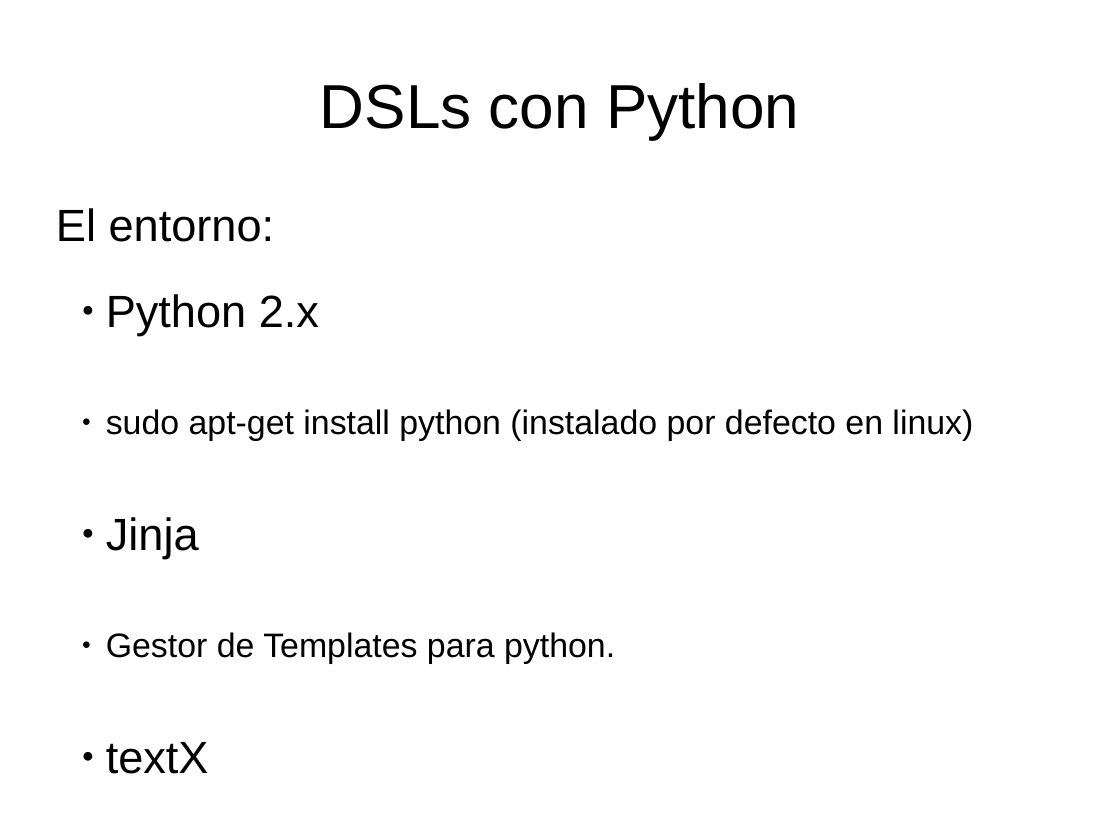
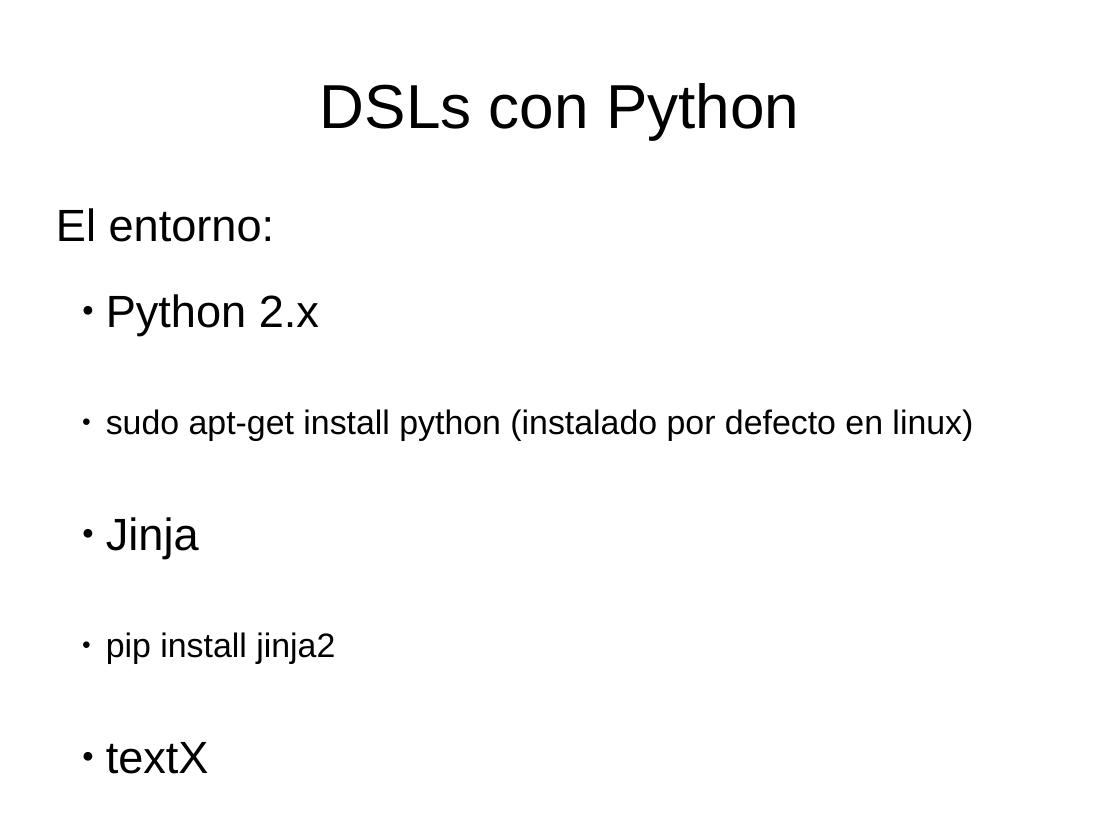
Before and after one commit to apdaza/textX_entity2, a slide deck: slide 20 of presentación/DSL textuales con python.odp. Drawn at 1120x840 pixels with LibreOffice and Linux fonts; fonts in the diff are those of the drawing; background and template pictures are left out. Boxes give left, top, right and bottom in pixels: in the first picture for what was removed or moved away, otherwise in the second. Text is boxed around its words. In the diff, an @@ line names an element or a change of style, - is before the commit and + after.

```diff
--- a/presentación/DSL textuales con python.odp
+++ b/presentación/DSL textuales con python.odp
@@ subtitle at bbox=[106, 632, 335, 664]: text changed @@
-  ● Gestor de Templates para python.
+  ● pip install jinja2
```
Also in this commit, not shown: 6 other files.
